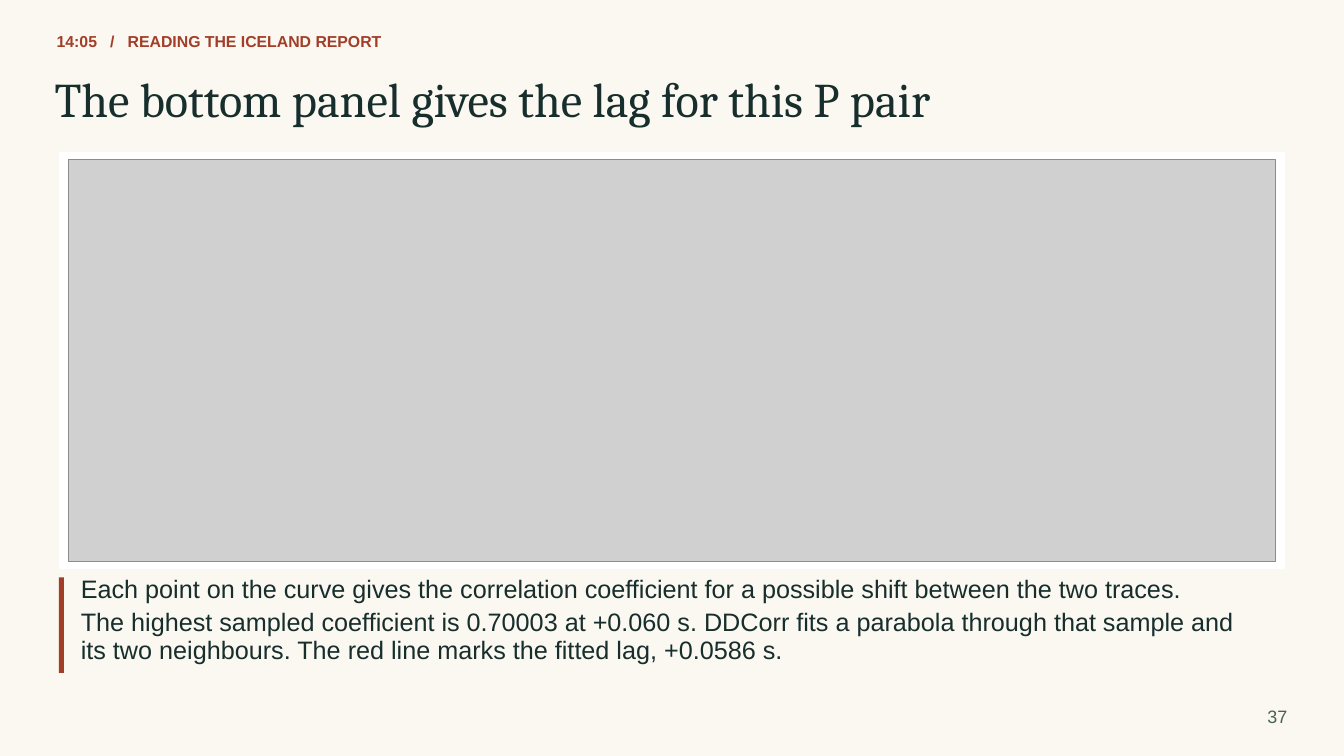
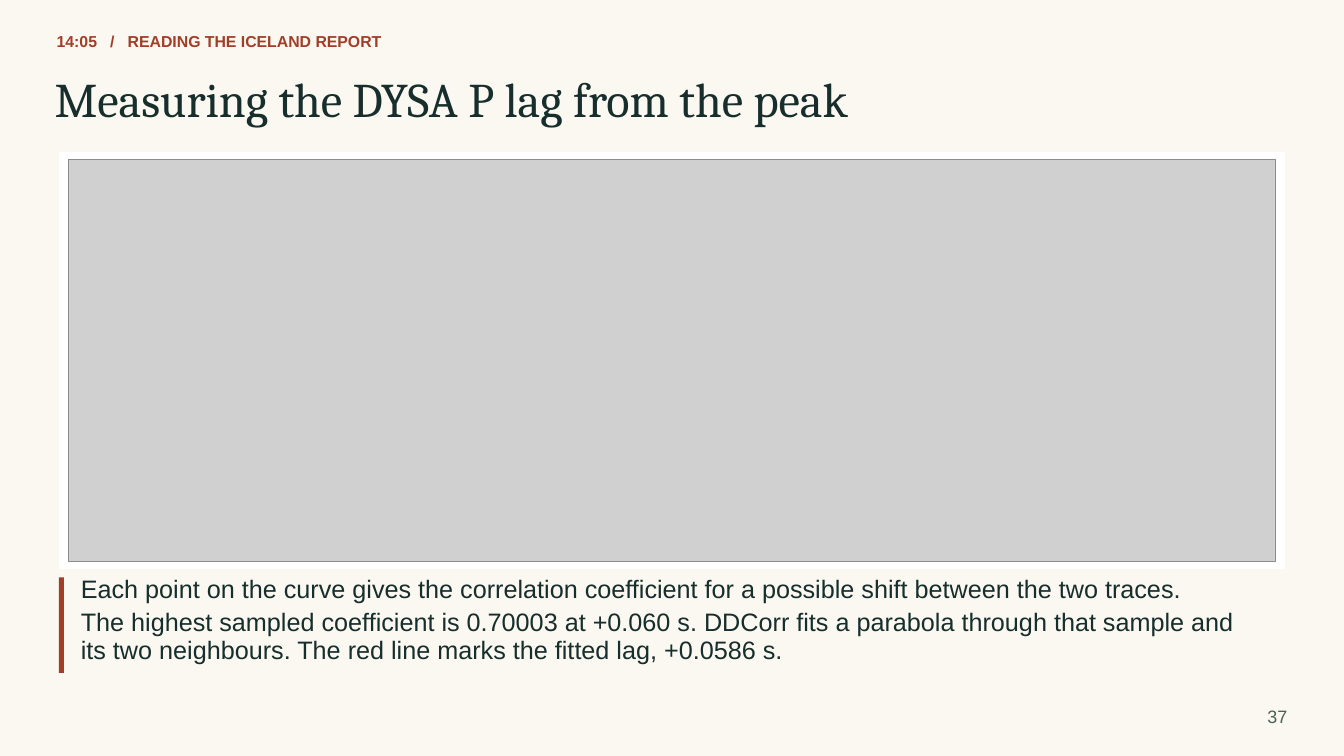
Before and after one commit to eliasrh/DDCorr.jl, a slide deck: slide 37 of teaching/DDCorr_minicourse.pptx. Drawn at 1344x756 pixels with LibreOffice and Linux fonts; fonts in the diff are those of the drawing; grey boxes stand for pictures. Boxes give left, top, right and bottom in pixels: in the first picture for what was removed or moved away, otherwise in the second. Text is boxed around its words. In the diff, an @@ line names an element or a change of style, - is before the commit and + after.

```diff
--- a/teaching/DDCorr_minicourse.pptx
+++ b/teaching/DDCorr_minicourse.pptx
@@ text at (x1=55, y1=82, x2=848, y2=128): text changed @@
-The bottom panel gives the lag for this P pair
+Measuring the DYSA P lag from the peak
```
Also in this commit, not shown: 14 other slides changed, 3 slides added, 3 slides removed, 23 other files.
